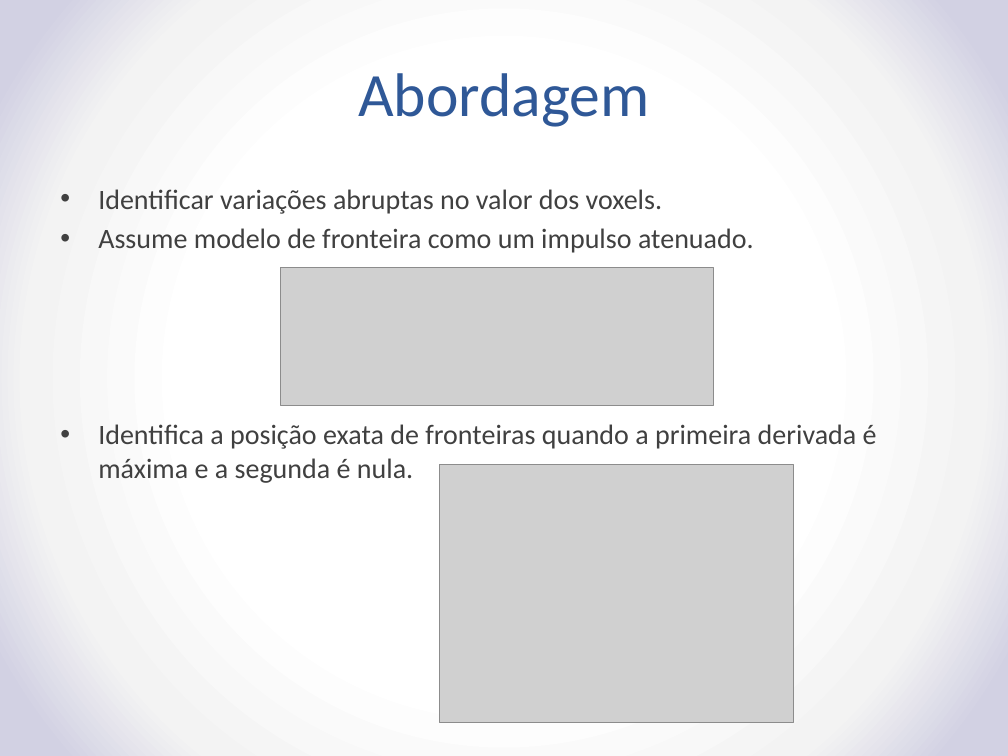
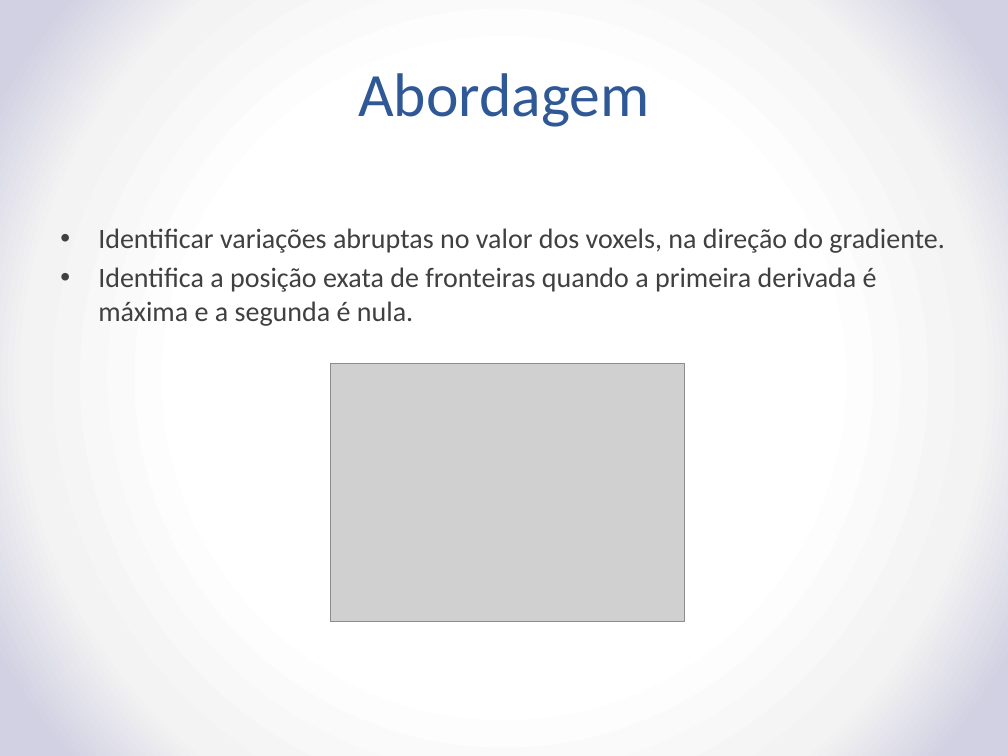
Before and after one commit to rustanitu/TFG, a slide deck: slide 4 of TransferFunctionResearch.pptx (slide 3 before the commit). Drawn at 1008x756 pixels with LibreOffice and Linux fonts; fonts in the diff are those of the drawing; grey boxes stand for pictures. Boxes give left, top, right and bottom in pixels: in the first picture for what was removed or moved away, otherwise in the second. Text is boxed around its words. In the diff, an @@ line names an element or a change of style, - is before the commit and + after.

```diff
--- a/TransferFunctionResearch.pptx
+++ b/TransferFunctionResearch.pptx
@@ text at bbox=[98, 228, 944, 253]: text changed @@
-• Identificar variações abruptas no valor dos voxels.
-• Assume modelo de fronteira como um impulso atenuado.
+• Identificar variações abruptas no valor dos voxels, na direção do gradiente.
@@ picture removed at bbox=[280, 268, 714, 405] @@
@@ picture: place and size @@
-picture at bbox=[439, 465, 793, 723]
+picture at bbox=[331, 363, 684, 621]
```
Also in this commit, not shown: 5 other slides changed, 7 slides added, 3 other files.
